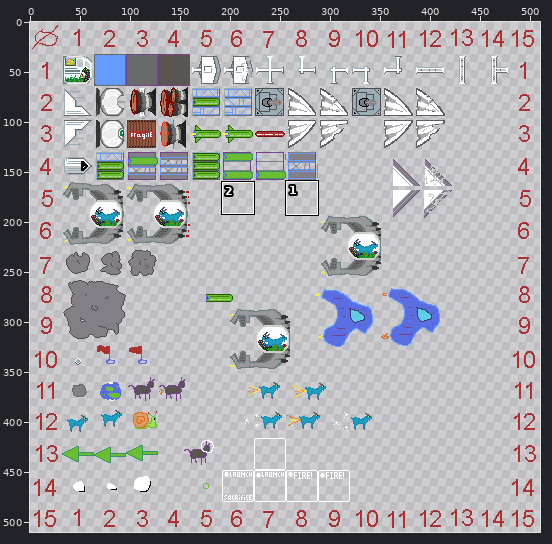
One commit to this sprite sheet: src-deploy/public/ludumDare43/images/ship-001.png. Above, an overview of the earlier version with the close-up marked.
Close-up. As it was:
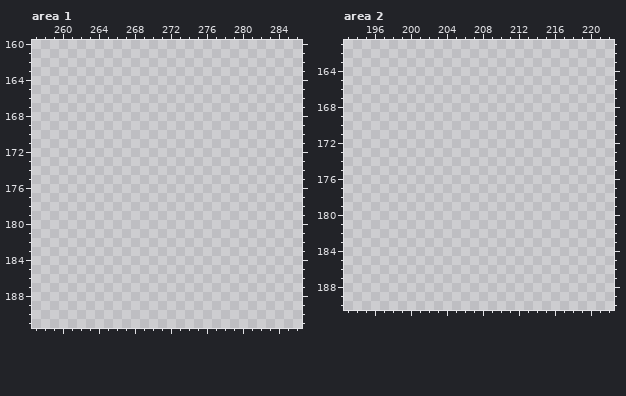
The file is 512x512 pixels. Pixels under 10% opacity are left out. Colours within 5 levels of each other are drawn and written as one. Shown: area 1: x 257..286, y 160..191; area 2: x 193..222, y 161..190. The wide view leaves out empty margins. The commit also changed other parts of the picture, which this record leaves out.
New version:
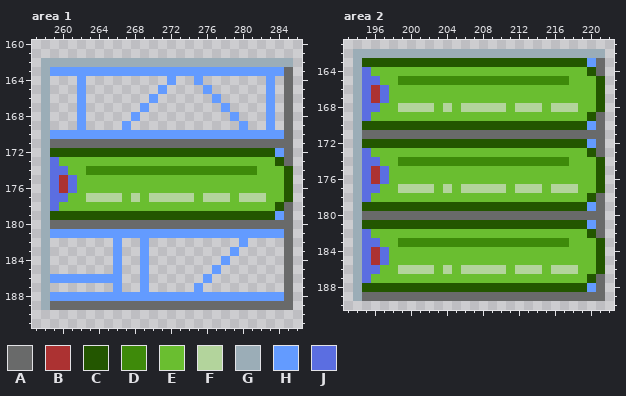
Palette (. is transparent): A #696a6a  B #ac3232  C #235600  D #3e8a0a  E #6abe30  F #b3d49c  G #9badb7  H #639bff  J #5b6ee1
Change:
Changed rows in their new state; - is an unchanged pixel.
Area 1:
first column x 258:
162 GGGGGGGGGGGGGGGGGGGGGGGGGGGG
163 GHHHHHHHHHHHHHHHHHHHHHHHHHHA
164 G---H---------H--H-------H-A
165 G---H--------H----H------H-A
166 G---H-------H------H-----H-A
167 G---H------H--------H----H-A
168 G---H-----H----------H---H-A
169 G---H----H------------H--H-A
170 GHHHHHHHHHHHHHHHHHHHHHHHHHHA
171 GAAAAAAAAAAAAAAAAAAAAAAAAAAA
172 GCCCCCCCCCCCCCCCCCCCCCCCCCHA
173 GJEEEEEEEEEEEEEEEEEEEEEEEECA
174 GJJEEDDDDDDDDDDDDDDDDDDDEEEC
175 GJBJEEEEEEEEEEEEEEEEEEEEEEEC
176 GJBJEEEEEEEEEEEEEEEEEEEEEEEC
177 GJJEEFFFFEFEFFFFFEFFFEFFFEEC
178 GJEEEEEEEEEEEEEEEEEEEEEEEECA
179 GCCCCCCCCCCCCCCCCCCCCCCCCCHA
180 GAAAAAAAAAAAAAAAAAAAAAAAAAAA
181 GHHHHHHHHHHHHHHHHHHHHHHHHHHA
182 G-------H--H----------H----A
183 G-------H--H---------H-----A
184 G-------H--H--------H------A
185 G-------H--H-------H-------A
186 GHHHHHHHH--H------H--------A
187 G-------H--H-----H---------A
188 GHHHHHHHHHHHHHHHHHHHHHHHHHHA
189 GAAAAAAAAAAAAAAAAAAAAAAAAAAA
Area 2:
first column x 194:
162 GGGGGGGGGGGGGGGGGGGGGGGGGGGG
163 GCCCCCCCCCCCCCCCCCCCCCCCCCHA
164 GJEEEEEEEEEEEEEEEEEEEEEEEECA
165 GJJEEDDDDDDDDDDDDDDDDDDDEEEC
166 GJBJEEEEEEEEEEEEEEEEEEEEEEEC
167 GJBJEEEEEEEEEEEEEEEEEEEEEEEC
168 GJJEEFFFFEFEFFFFFEFFFEFFFEEC
169 GJEEEEEEEEEEEEEEEEEEEEEEEECA
170 GCCCCCCCCCCCCCCCCCCCCCCCCCHA
171 GAAAAAAAAAAAAAAAAAAAAAAAAAAA
172 GCCCCCCCCCCCCCCCCCCCCCCCCCHA
173 GJEEEEEEEEEEEEEEEEEEEEEEEECA
174 GJJEEDDDDDDDDDDDDDDDDDDDEEEC
175 GJBJEEEEEEEEEEEEEEEEEEEEEEEC
176 GJBJEEEEEEEEEEEEEEEEEEEEEEEC
177 GJJEEFFFFEFEFFFFFEFFFEFFFEEC
178 GJEEEEEEEEEEEEEEEEEEEEEEEECA
179 GCCCCCCCCCCCCCCCCCCCCCCCCCHA
180 GAAAAAAAAAAAAAAAAAAAAAAAAAAA
181 GCCCCCCCCCCCCCCCCCCCCCCCCCHA
182 GJEEEEEEEEEEEEEEEEEEEEEEEECA
183 GJJEEDDDDDDDDDDDDDDDDDDDEEEC
184 GJBJEEEEEEEEEEEEEEEEEEEEEEEC
185 GJBJEEEEEEEEEEEEEEEEEEEEEEEC
186 GJJEEFFFFEFEFFFFFEFFFEFFFEEC
187 GJEEEEEEEEEEEEEEEEEEEEEEEECA
188 GCCCCCCCCCCCCCCCCCCCCCCCCCHA
189 GAAAAAAAAAAAAAAAAAAAAAAAAAAA
